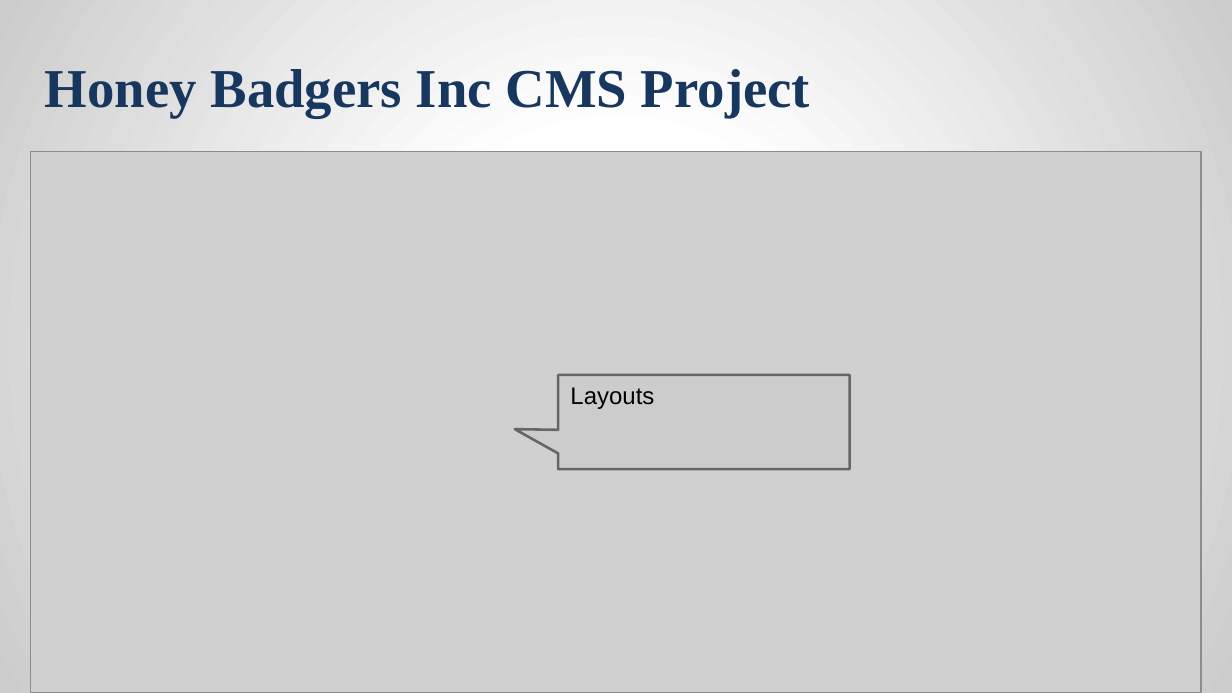
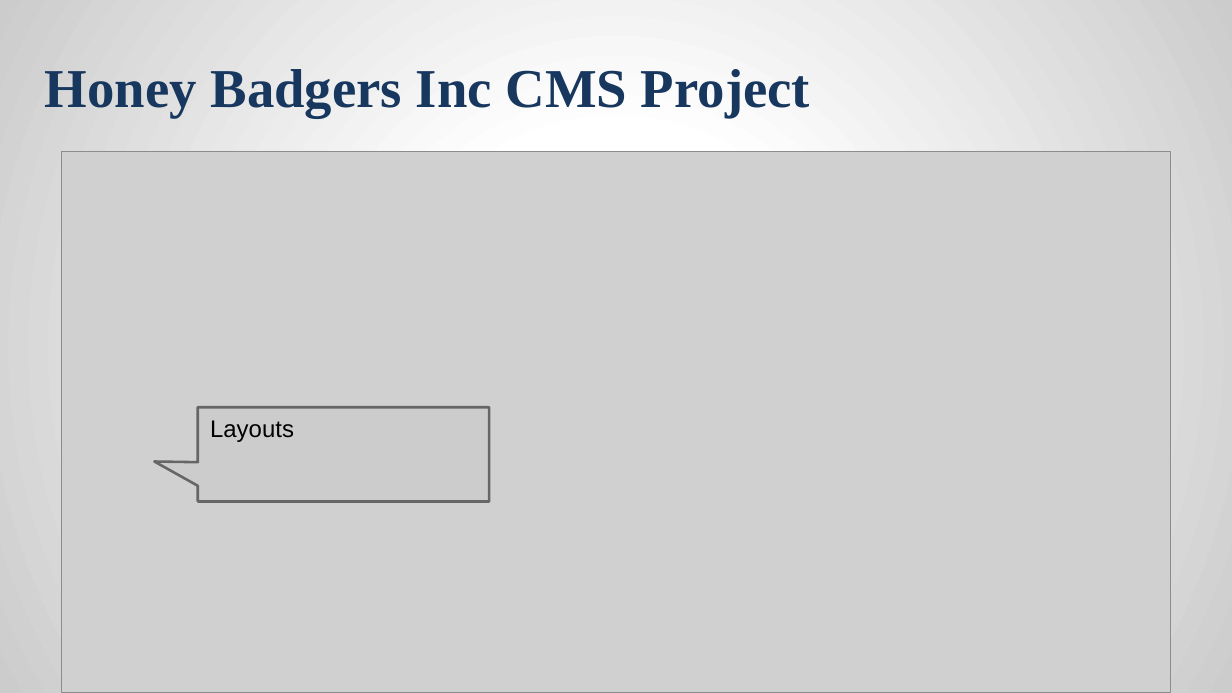
Before and after one commit to jcriquet/FantomCMS, a slide deck: slide 11 of doc/HoneyBadgersFinalPresentation.pptx (slide 15 before the commit). Drawn at 1232x693 pixels with LibreOffice and Linux fonts; fonts in the diff are those of the drawing; grey boxes stand for pictures; background and template pictures are left out. Boxes give left, top, right and bottom in pixels: in the first picture for what was removed or moved away, otherwise in the second. Text is boxed around its words. In the diff, an @@ line names an element or a change of style, - is before the commit and + after.

```diff
--- a/doc/HoneyBadgersFinalPresentation.pptx
+++ b/doc/HoneyBadgersFinalPresentation.pptx
@@ picture: place and size @@
-picture at [31, 152, 1201, 692]
+picture at [62, 152, 1172, 692]
@@ text "Layouts": place and size @@
-text "Layouts" at [570, 387, 654, 409]
+text "Layouts" at [210, 420, 294, 442]
@@ speech box: place and size @@
-speech box at [558, 375, 850, 468]
+speech box at [198, 408, 490, 501]
```
Also in this commit, not shown: 6 other slides changed, 4 slides added, 3 slides removed, 1 other file.
